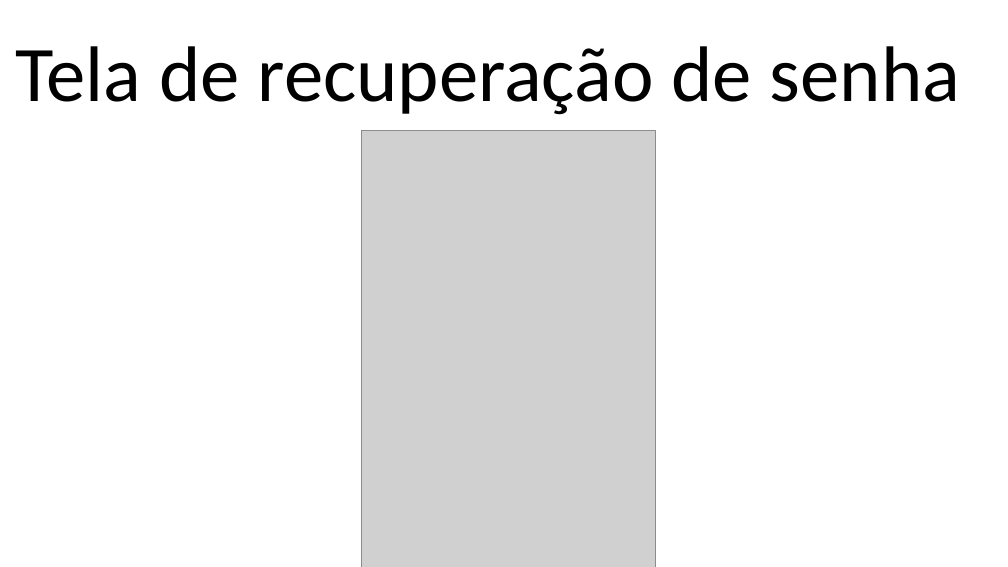
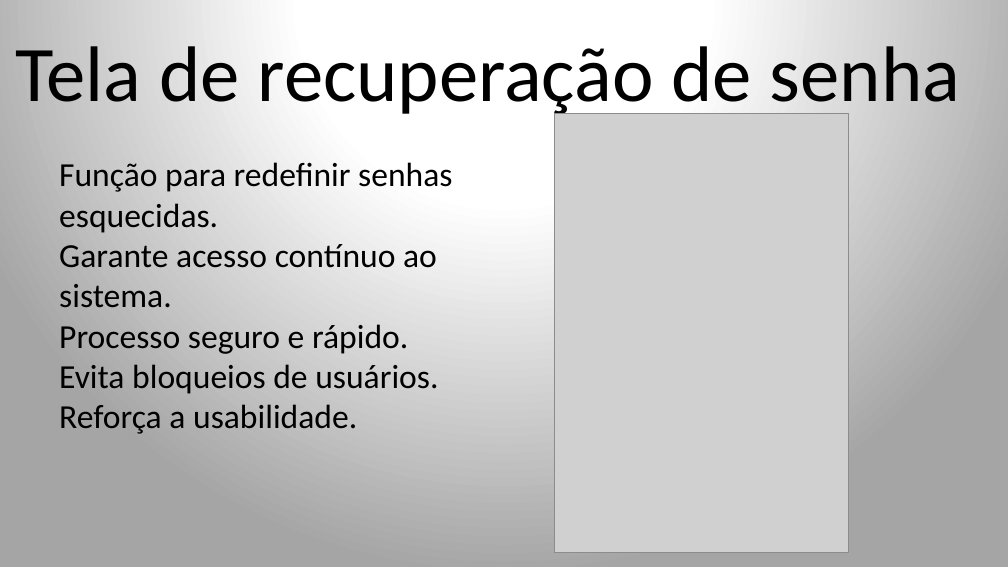
Before and after one commit to NapoleaoJunior/projeto_integrador_mobilidade, a slide deck: slide 12 of apresentacao final/Projeto integrador (Atualizado).pptx. Drawn at 1008x567 pixels with LibreOffice and Linux fonts; fonts in the diff are those of the drawing; grey boxes stand for pictures. Boxes give left, top, right and bottom in pixels: in the first picture for what was removed or moved away, otherwise in the second. Text is boxed around its words. In the diff, an @@ line names an element or a change of style, - is before the commit and + after.

```diff
--- a/apresentacao final/Projeto integrador (Atualizado).pptx
+++ b/apresentacao final/Projeto integrador (Atualizado).pptx
@@ background #FFFFFF to gradient #FFFFFF to #A5A5A5 @@
@@ picture: place and size @@
-picture at [361,130,656,567]
+picture at [554,113,848,553]
@@ text added at [59,162,452,434], 32 pt, text #000000 @@
+Função para redefinir senhas esquecidas.
+Garante acesso contínuo ao sistema.
+Processo seguro e rápido.
+Evita bloqueios de usuários.
+Reforça a usabilidade.
```
Also in this commit, not shown: 19 other slides changed, 3 slides added, 3 slides removed.
